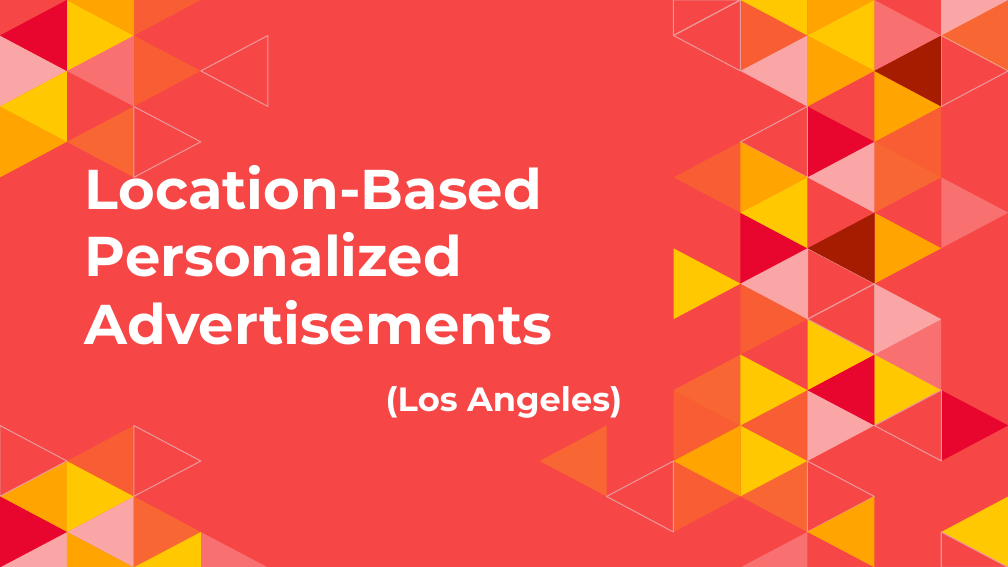
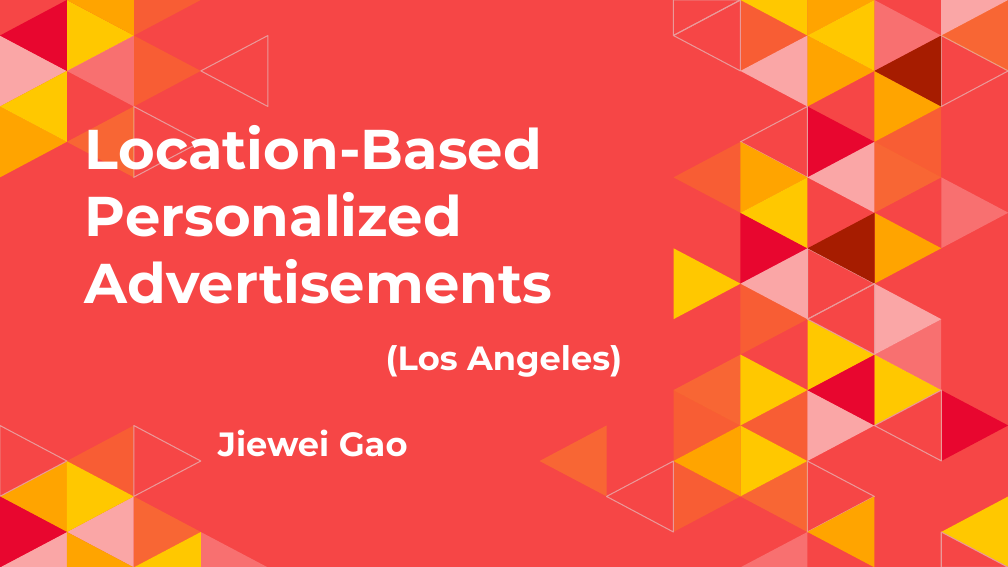
Before and after one commit to Jerrykoo/Coursera_Capstone, a slide deck: slide 1 of Location-Based Personalized Advertisements.pptx. Drawn at 1008x567 pixels with LibreOffice and Linux fonts; fonts in the diff are those of the drawing. Boxes give left, top, right and bottom in pixels: in the first picture for what was removed or moved away, otherwise in the second. Text is boxed around its words. In the diff, an @@ line names an element or a change of style, - is before the commit and + after.

Commit message:
Applied Data Science Capstone Final Presentation
Applied Data Science Capstone Final Presentation

```diff
--- a/Location-Based Personalized Advertisements.pptx
+++ b/Location-Based Personalized Advertisements.pptx
@@ title at (x1=85, y1=192, x2=622, y2=457): text changed @@
-Location-Based Personalized Advertisements
-(Los Angeles)
+Location-Based Personalized Advertisements
+(Los Angeles)
+Jiewei Gao
```
